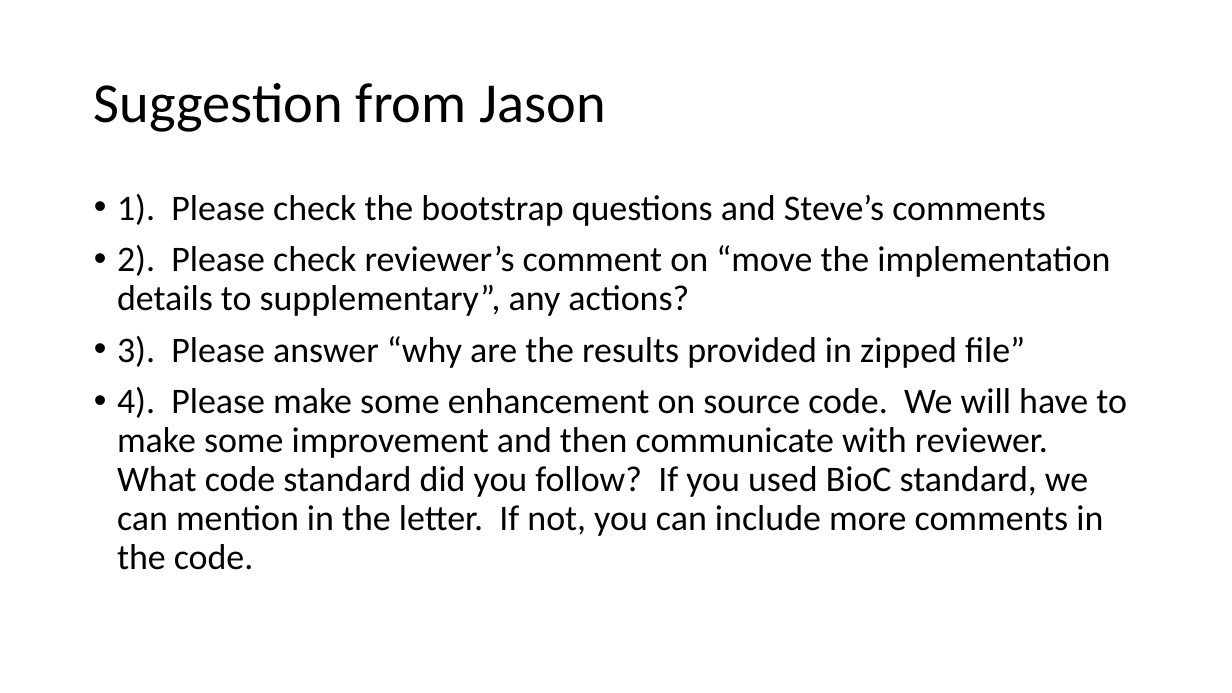
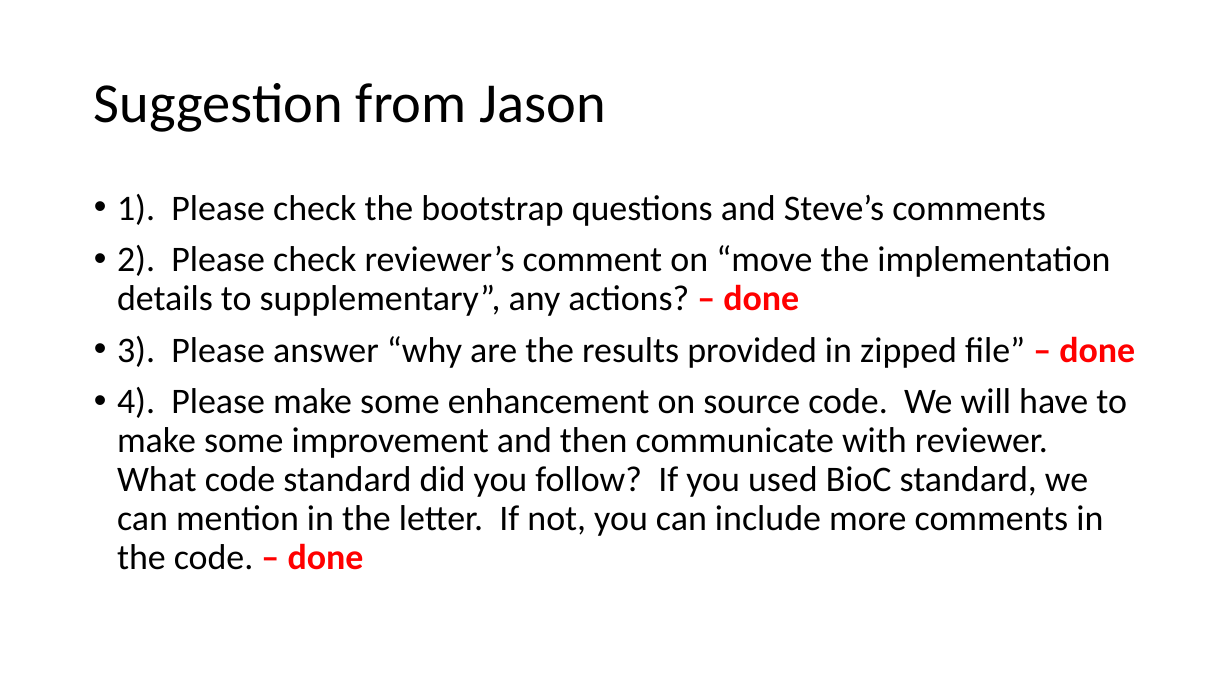
Before and after one commit to NIEHS/SEMIPs, a slide deck: slide 2 of ManuscriptFrontier/revisionTrack/unmetNeeds.pptx. Drawn at 1232x693 pixels with LibreOffice and Linux fonts; fonts in the diff are those of the drawing. Boxes give left, top, right and bottom in pixels: in the first picture for what was removed or moved away, otherwise in the second. Text is boxed around its words. In the diff, an @@ line names an element or a change of style, - is before the commit and + after.

```diff
--- a/ManuscriptFrontier/revisionTrack/unmetNeeds.pptx
+++ b/ManuscriptFrontier/revisionTrack/unmetNeeds.pptx
@@ text at box(117, 245, 1135, 570): text changed @@
-• 2). Please check reviewer’s comment on “move the implementation details to supplementary”, any actions?
-• 3). Please answer “why are the results provided in zipped file”
-• 4). Please make some enhancement on source code. We will have to make some improvement and then communicate with reviewer. What code standard did you follow? If you used BioC standard, we can mention in the letter. If not, you can include more comments in the code.
+• 2). Please check reviewer’s comment on “move the implementation details to supplementary”, any actions? – done
+• 3). Please answer “why are the results provided in zipped file” – done
+• 4). Please make some enhancement on source code. We will have to make some improvement and then communicate with reviewer. What code standard did you follow? If you used BioC standard, we can mention in the letter. If not, you can include more comments in the code. – done
```
Also in this commit, not shown: 1 other slide changed, 27 other files.
